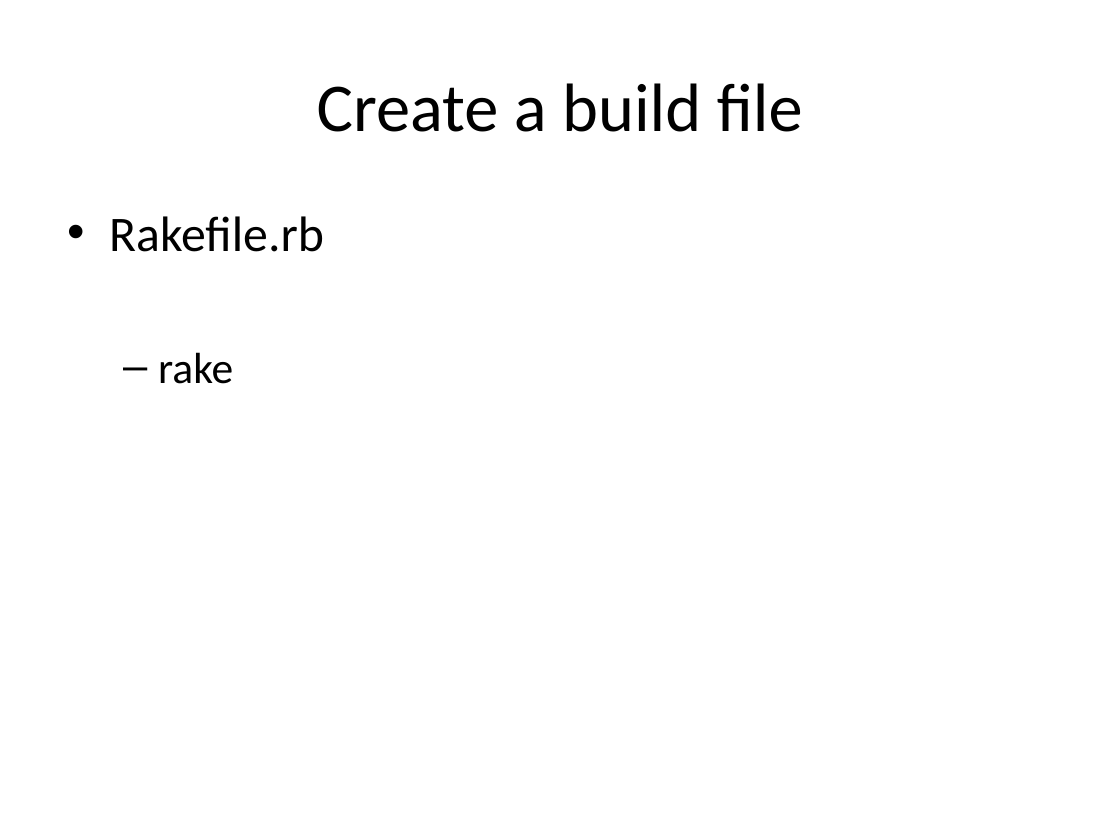
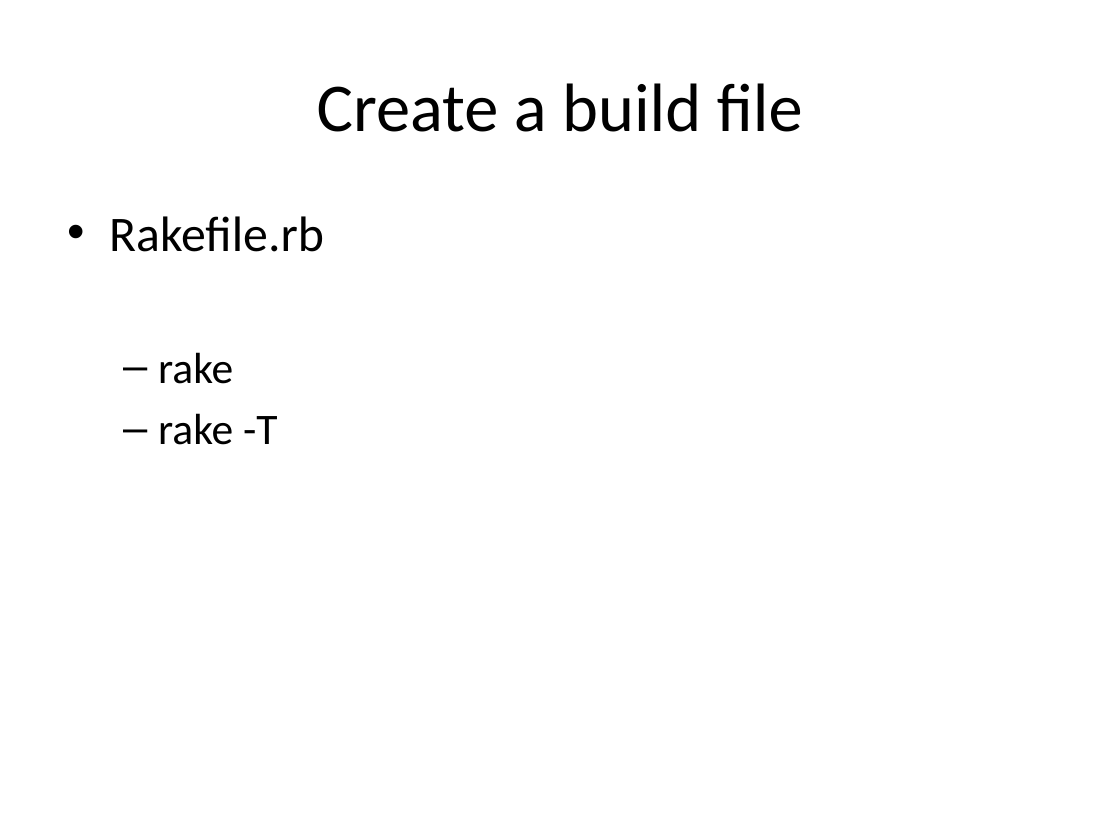
Before and after one commit to vermegi/GettingStartedWithRake, a slide deck: slide 5 of slides/Rake.pptx. Drawn at 1120x840 pixels with LibreOffice and Linux fonts; fonts in the diff are those of the drawing. Boxes give left, top, right and bottom in pixels: in the first picture for what was removed or moved away, otherwise in the second. Text is boxed around its words. In the diff, an @@ line names an element or a change of style, - is before the commit and + after.

Commit message:
Altered the slides

```diff
--- a/slides/Rake.pptx
+++ b/slides/Rake.pptx
@@ text at [158,413,278,445]: paragraph added @@
+  – rake -T
```
